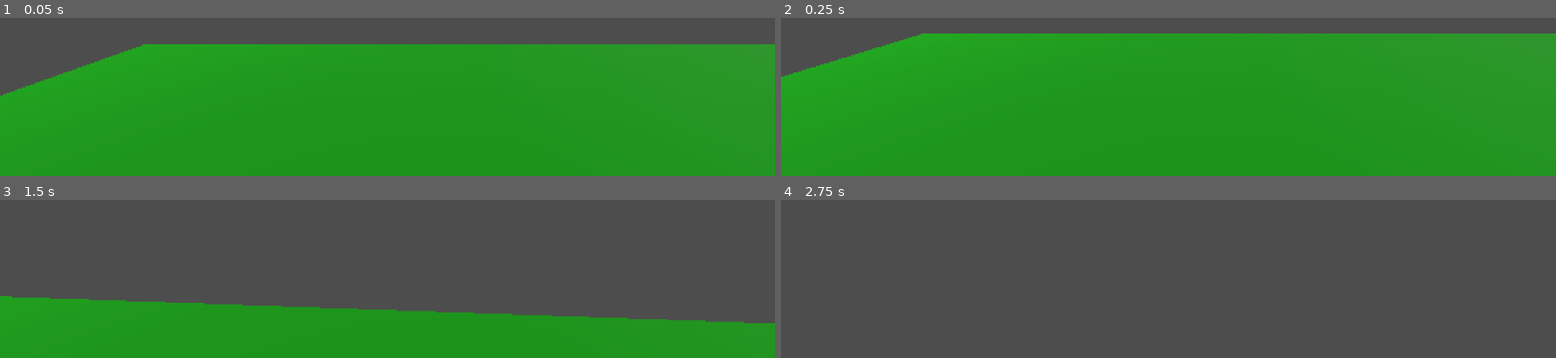
Above: before the commit, frames 1-4 (two rows, left to right).
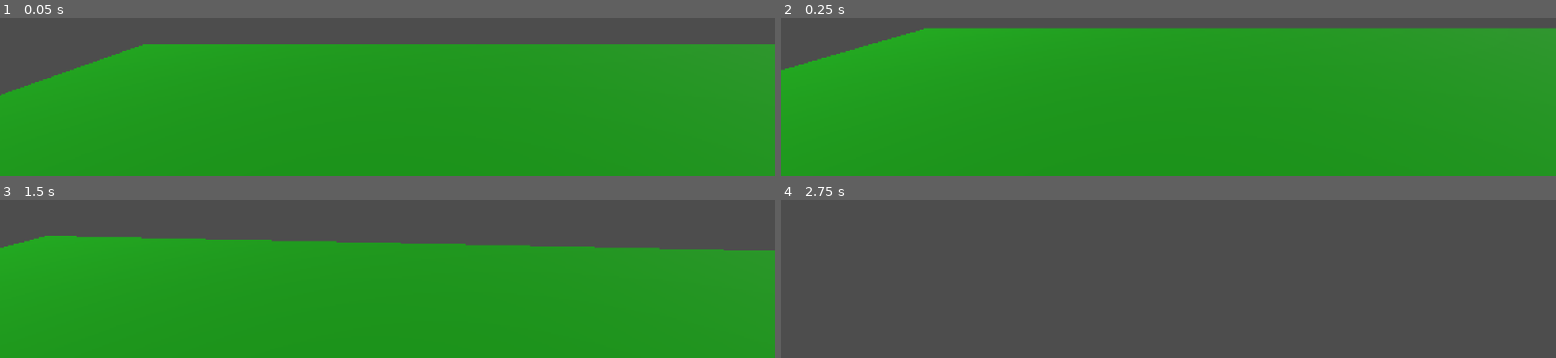
Above: after the commit, the same moments.

Repository: ImFULLof/glass-of-god
Game: Godot game, scene res://world.tscn
The game is run twice, just before and just after one commit, with the same random seed, the same clock (stepped at 60 frames per second) and the same inputs.
Inputs (mouse positions are in pixels of both pictures, inside the frame that each line leads up to):
- Up to frame 1 (0.05 s): no input
- Up to frame 2 (0.25 s): no input
- Up to frame 3 (1.5 s): tap Enter (ui_accept) at 0.5, 0.77 s; move the mouse to (outside the picture) at 0.52 s; hold Up (ui_up) from 0.53 s (still down); move the mouse to (outside the picture) at 1.27 s
- Up to frame 4 (2.75 s): keep holding Up (ui_up); tap Enter (ui_accept) at 1.52 s; move the mouse to (outside the picture) at 2.02 s

The runs differ from the first frame. In frame 1, less than 0.1% of the frame differs, in the area x 0-19%, y 17-50%; in frame 2, 3.7%; in frame 3, 42%, in the area x 0-100%, y 22-78%; in frame 4, nothing differs.

Commit message:
Update player.gd
Added a free fall cap and mobility cap on the player, updated camera movement

Diff:
--- a/player.gd
+++ b/player.gd
@@ -1,38 +1,47 @@
 extends CharacterBody3D
 
 @export var mouse_sensitivity: float = 0.002
+@export var ACCELERATION: float = 0.125
+@export var DECELEATION: float = 0.35
+@export var AIR_ACCELERATION: float = 0.05
+@export var AIR_CONTROL_MULTIPLIER: float = 0.6
+@export var gravity: float = 9.8
+@export var fall_multiplier: float = 2.0
 
-@export var ACCELERATION : float = 0.125
-@export var DECELEATION : float = 0.35
 @onready var head: Node3D = $Head
+@onready var eye_camera: Camera3D = $Head/EyeCamera
 
-
-
-@onready var eye_camera: Camera3D = $Head/EyeCamera
-var fall_val: float = 0.0
 const SPEED = 5.0
 const BASE_JUMP_VELOCITY = 4.5
 
+var fall_time: float = 0.0
 
 func _physics_process(delta: float) -> void:
-	# Add the gravity.
-	if not is_on_floor():
+	if is_on_floor():
+		fall_time = 0.0
+	else:
+		fall_time += delta
+		var fall_force = gravity + (fall_time * gravity * fall_multiplier)
+		velocity.y -= fall_force * delta
 
-		velocity += get_gravity() * delta
-
-	# Handle jump.
 	if Input.is_action_just_pressed("ui_accept") and is_on_floor():
 		velocity.y = BASE_JUMP_VELOCITY
-	# Get the input direction and handle the movement/deceleration.
-	# As good practice, you should replace UI actions with custom gameplay actions.
+
 	var input_dir := Input.get_vector("ui_left", "ui_right", "ui_up", "ui_down")
 	var direction := (eye_camera.global_transform.basis * Vector3(input_dir.x, 0, input_dir.y)).normalized()
+
 	if direction:
-		velocity.x = lerp(velocity.x, direction.x * SPEED, ACCELERATION)
-		velocity.z = lerp(velocity.z, direction.z * SPEED, ACCELERATION)
+		var target_speed = SPEED
+		var accel = ACCELERATION
+		if not is_on_floor():
+			target_speed *= AIR_CONTROL_MULTIPLIER
+			accel = AIR_ACCELERATION
+		velocity.x = lerp(velocity.x, direction.x * target_speed, accel)
+		velocity.z = lerp(velocity.z, direction.z * target_speed, accel)
 	else:
-		velocity.x = move_toward(velocity.x, 0, DECELEATION)
-		velocity.z = move_toward(velocity.z, 0, DECELEATION)
+		var deaccel = DECELEATION if is_on_floor() else AIR_ACCELERATION
+		velocity.x = move_toward(velocity.x, 0, deaccel)
+		velocity.z = move_toward(velocity.z, 0, deaccel)
 
 	move_and_slide()
 
@@ -40,5 +49,5 @@
 	if event is InputEventMouseMotion:
 		var relative = event.relative * mouse_sensitivity
 		head.rotate_y(-relative.x)
-		eye_camera.rotate_x(-relative.y)
+		eye_camera.rotate_x(relative.y)
 		eye_camera.rotation.x = clamp(eye_camera.rotation.x, deg_to_rad(-40), deg_to_rad(40))
